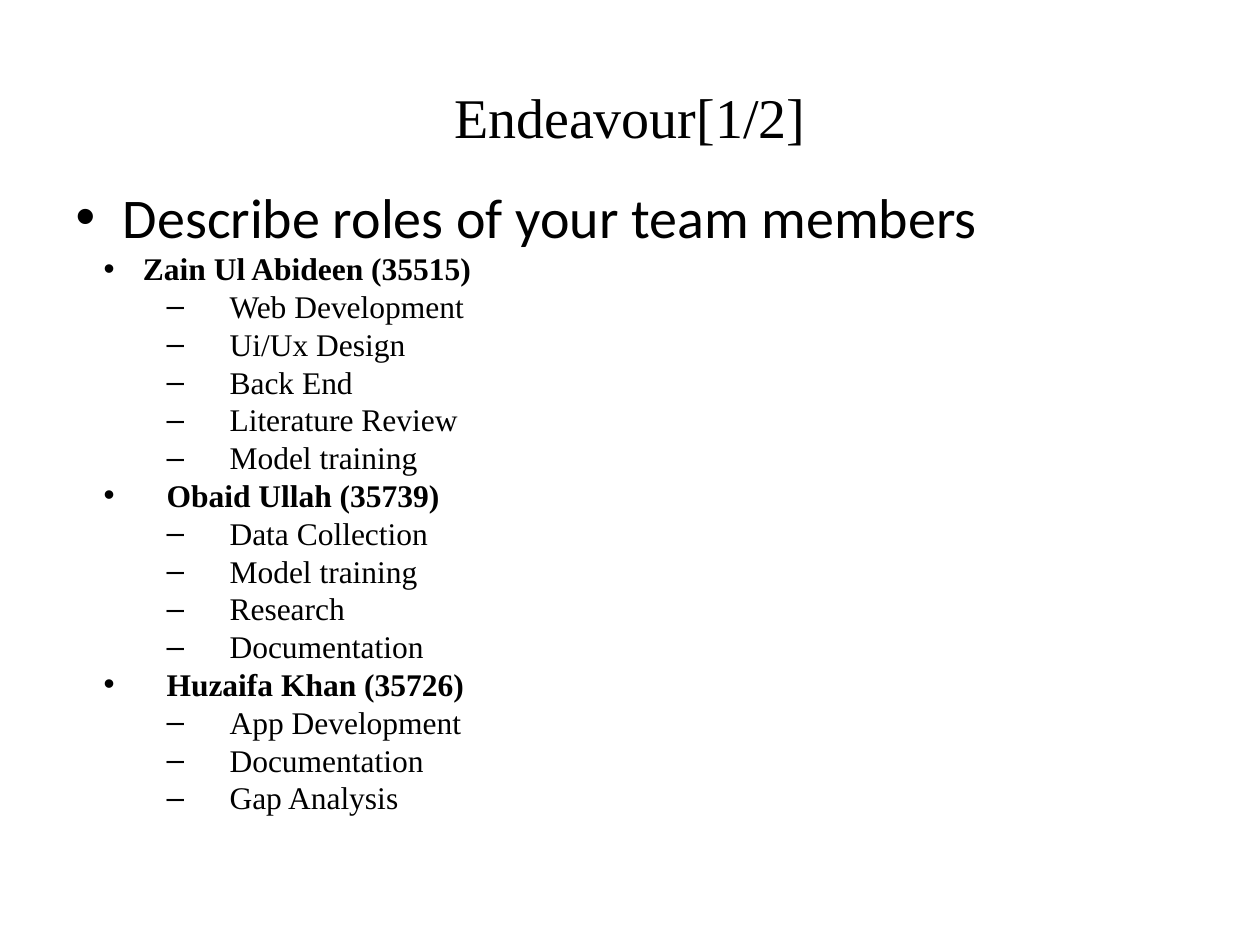
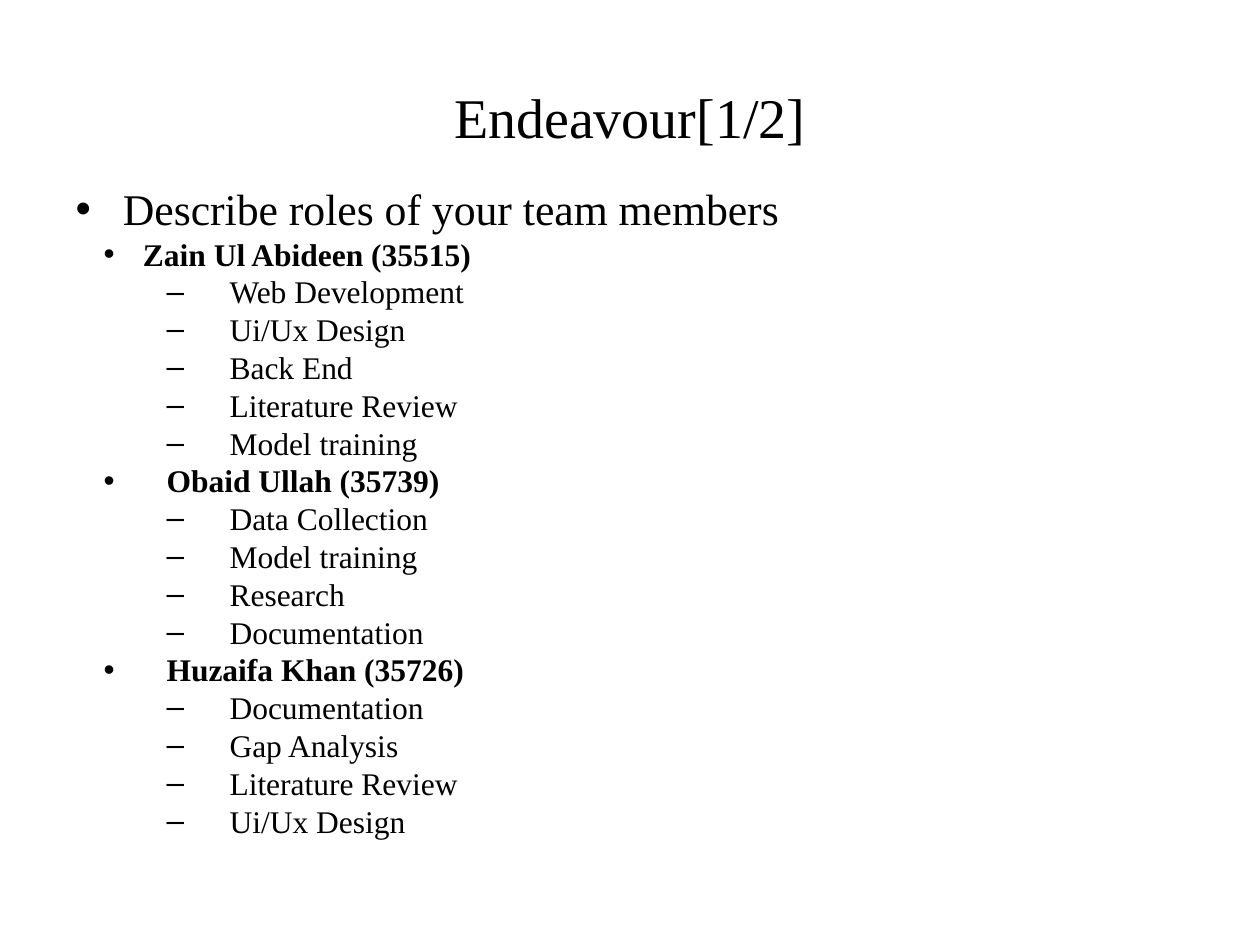
Before and after one commit to pandistic-zain/Fitnesstan--FYP, a slide deck: slide 38 of fitnesstan-documentation/FItnessstan_Final Presentation_Part 2.pptx (slide 37 before the commit). Drawn at 1260x945 pixels with LibreOffice and Linux fonts; fonts in the diff are those of the drawing; background and template pictures are left out. Boxes give left, top, right and bottom in pixels: in the first picture for what was removed or moved away, otherwise in the second. Text is boxed around its words. In the diff, an @@ line names an element or a change of style, - is before the commit and + after.

```diff
--- a/fitnesstan-documentation/FItnessstan_Final Presentation_Part 2.pptx
+++ b/fitnesstan-documentation/FItnessstan_Final Presentation_Part 2.pptx
@@ text at bbox=[123, 194, 779, 234]: size 32 to 25 pt, font Calibri to Times New Roman in "Describe roles of your team members" @@
@@ text at bbox=[230, 712, 461, 740]: paragraph removed @@
-  – App Development
@@ text at bbox=[230, 774, 457, 839]: paragraphs added @@
+  – Literature Review
+  – Ui/Ux Design
```
Also in this commit, not shown: 13 other slides changed, 2 slides added, 2 slides removed.
